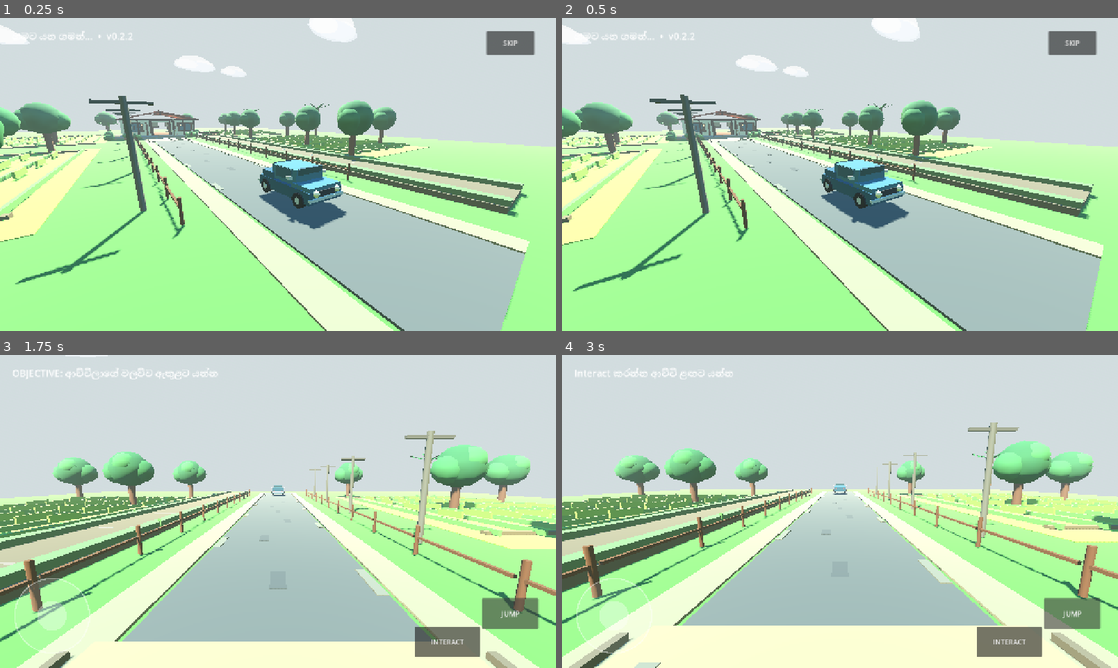
Above: before the commit, frames 1-4 (two rows, left to right).
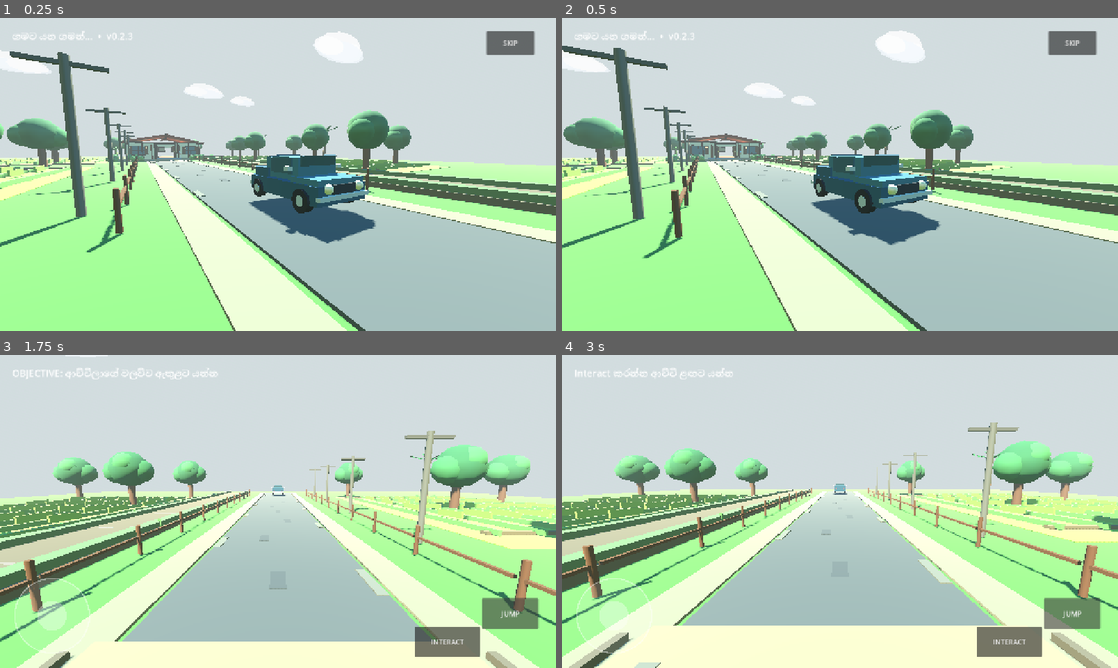
Above: after the commit, the same moments.

Repository: goldencenter432-sys/Gampiyasa
Game: Godot game, scene res://main.tscn
Same seed, same stepped clock (60 frames per second), same inputs: the game is played once before the commit and once after it.
Inputs:
- Up to frame 1 (0.25 s): no input
- Up to frame 2 (0.5 s): no input
- Up to frame 3 (1.75 s): click "SKIP" at 0.5 s; click "JUMP" at 1.25 s
- Up to frame 4 (3 s): click "INTERACT" at 2 s; click "JUMP" at 2.75 s

The runs differ from the first frame. In frame 1, 37% of the frame differs, in the area x 0-100%, y 0-100%; in frame 2, 37%; in frame 3, less than 0.1%; in frame 4, less than 0.1%.

Commit message:
v0.2.3: center car on road and add multi-shot cinematic arrival

Diff:
--- a/scripts/main.gd
+++ b/scripts/main.gd
@@ -29,8 +29,9 @@
 var ambience: AudioStreamPlayer
 var step_sound: AudioStreamPlayer3D
 var step_timer := 0.0
+var cine_stage := 0
 var drive_a := Vector3(0,0.43,-35)
-var drive_b := Vector3(0,0.43,14)
+var drive_b := Vector3(0,0.43,8.0)
 
 func _ready() -> void:
 	build_world()
@@ -299,7 +300,7 @@
 	objective = Label.new()
 	objective.position = Vector2(28,26)
 	objective.add_theme_font_size_override("font_size",22)
-	objective.text = "ගමට යන ගමන්...  •  v0.2.2"
+	objective.text = "ගමට යන ගමන්...  •  v0.2.3"
 	layer.add_child(objective)
 	dialogue = Label.new()
 	dialogue.position = Vector2(100,560)
@@ -372,6 +373,7 @@
 func start_cutscene() -> void:
 	state = GameState.DRIVE
 	clock = 0
+	cine_stage = 0
 	cine_cam.current = true
 	play_cam.current = false
 	engine.play()
@@ -379,13 +381,30 @@
 func _process(delta: float) -> void:
 	clock += delta
 	if state == GameState.DRIVE:
-		var t: float = clampf(clock / 9.0, 0.0, 1.0)
-		car.position = drive_a.lerp(drive_b,smoothstep(0,1,t))
-		cine_cam.global_position = car.global_position + Vector3(8,4.5,-9)
-		cine_cam.look_at(car.global_position+Vector3(0,0.8,2),Vector3.UP)
-		if t >= 1:
+		var t: float = clampf(clock / 10.0, 0.0, 1.0)
+		car.position = drive_a.lerp(drive_b, smoothstep(0.0, 1.0, t))
+
+		# Three-shot intro: low road tracking -> wide village -> front arrival.
+		if t < 0.34:
+			cine_stage = 0
+			var shot_t: float = t / 0.34
+			cine_cam.global_position = car.global_position + Vector3(5.8, 2.1, -7.0 + shot_t * 1.5)
+			cine_cam.look_at(car.global_position + Vector3(0, 0.9, 1.8), Vector3.UP)
+		elif t < 0.72:
+			cine_stage = 1
+			var wide_t: float = (t - 0.34) / 0.38
+			cine_cam.global_position = car.global_position + Vector3(-9.0 + wide_t * 2.0, 6.7, -4.5)
+			cine_cam.look_at(car.global_position + Vector3(0, 0.7, 4.0), Vector3.UP)
+		else:
+			cine_stage = 2
+			var arrival_t: float = (t - 0.72) / 0.28
+			cine_cam.global_position = Vector3(7.5 - arrival_t * 2.4, 3.6 + arrival_t * 0.8, 4.0 + arrival_t * 5.0)
+			cine_cam.look_at(car.global_position + Vector3(0, 0.9, 0.8), Vector3.UP)
+
+		if t >= 1.0:
 			state = GameState.ARRIVAL
-			clock = 0
+			clock = 0.0
+			cine_stage = 0
 			family.visible = true
 			grandma.visible = true
 			engine.stop()
@@ -394,11 +413,19 @@
 			objective.text = "ආච්චිලාගේ ගෙදරට ආවා"
 	elif state == GameState.ARRIVAL:
 		grandma.visible = true
-		cine_cam.global_position = Vector3(7.5,4.2,16.8)
-		cine_cam.look_at(Vector3(-1.8,1.55,20.8),Vector3.UP)
-		if clock > 2.8:
+		if clock < 1.6:
+			# Establish the walawwa and parked car together.
+			var a: float = clock / 1.6
+			cine_cam.global_position = Vector3(10.0 - a * 2.2, 5.0, 11.0 + a * 1.0)
+			cine_cam.look_at(Vector3(0.0, 2.0, 22.0), Vector3.UP)
+		else:
+			# Cut closer to grandma at the veranda entrance.
+			var b: float = clampf((clock - 1.6) / 1.8, 0.0, 1.0)
+			cine_cam.global_position = Vector3(-7.0 + b * 2.0, 3.4, 17.0 + b * 1.2)
+			cine_cam.look_at(grandma.global_position + Vector3(0,1.35,0), Vector3.UP)
+		if clock > 3.5:
 			state = GameState.DIALOGUE
-			clock = 0
+			clock = 0.0
 			dialogue.visible = true
 			dialogue.text = "ආච්චි: ආ මේ ළමයිනේ! එන්න ඇතුළට. ගොඩ කාලෙකින් ඔයාලව දැක්කෙ."
 	elif state == GameState.DIALOGUE:
